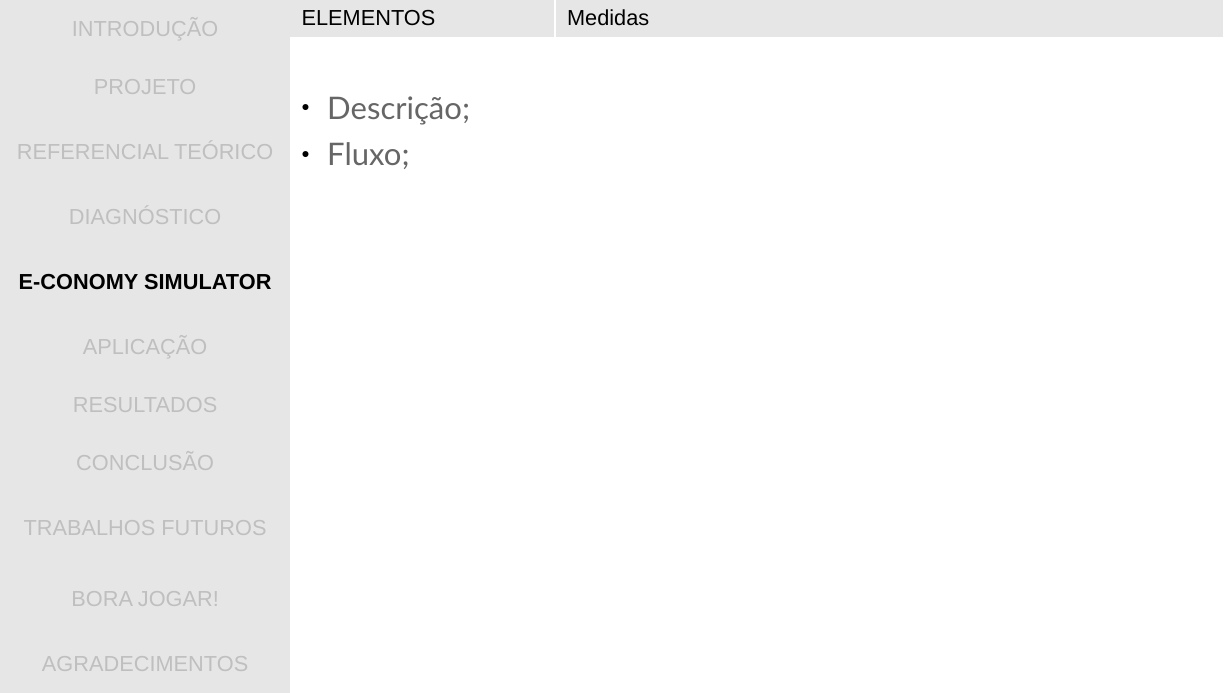
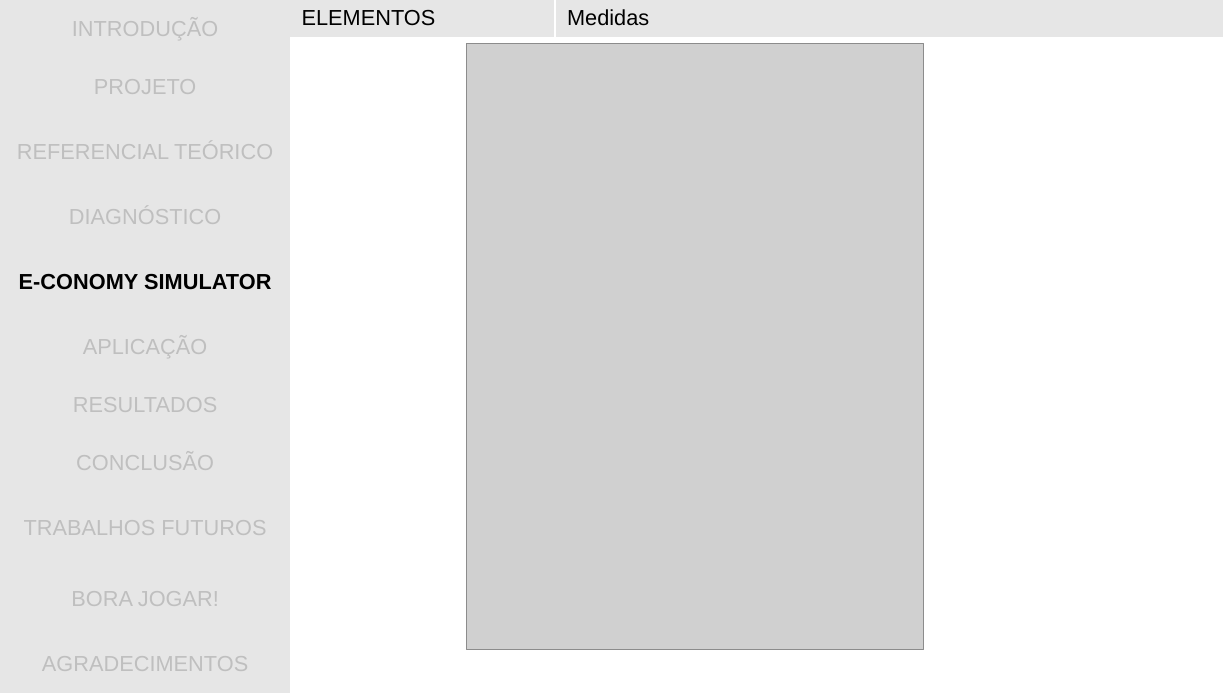
Before and after one commit to gwathsule/e-conomy-simulator, a slide deck: slide 21 of documentacao/apresentacao_tcc.ppt (slide 20 before the commit). Drawn at 1232x693 pixels with LibreOffice and Linux fonts; fonts in the diff are those of the drawing; grey boxes stand for pictures; background and template pictures are left out. Boxes give left, top, right and bottom in pixels: in the first picture for what was removed or moved away, otherwise in the second. Text is boxed around its words. In the diff, an @@ line names an element or a change of style, - is before the commit and + after.

```diff
--- a/documentacao/apresentacao_tcc.ppt
+++ b/documentacao/apresentacao_tcc.ppt
@@ picture added at [466,44,925,651] @@
@@ text removed at [327,96,470,169] @@
-● Descrição;
-● Fluxo;
```
Also in this commit, not shown: 9 other slides changed, 2 slides added, 1 other file.
